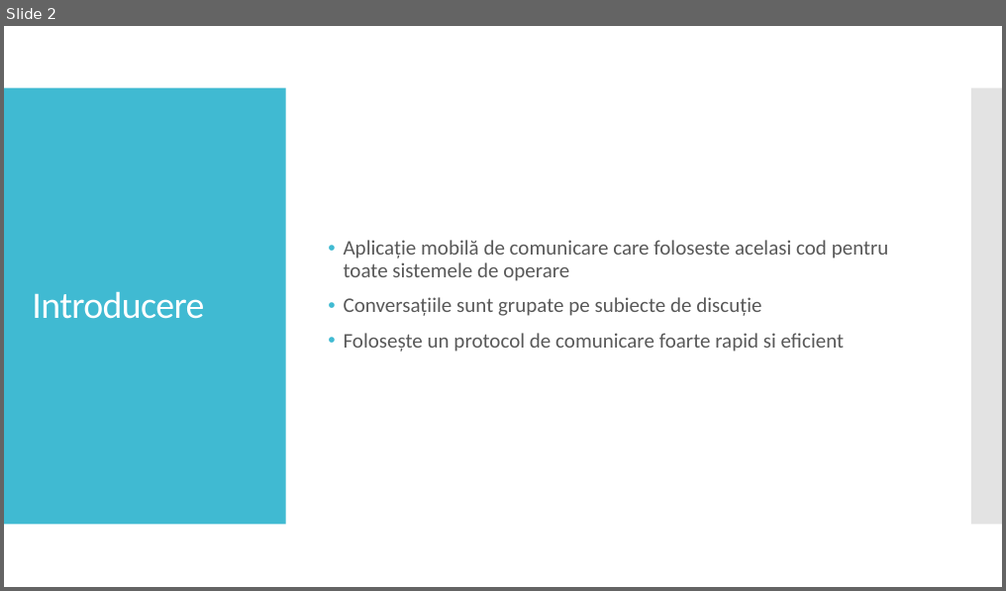
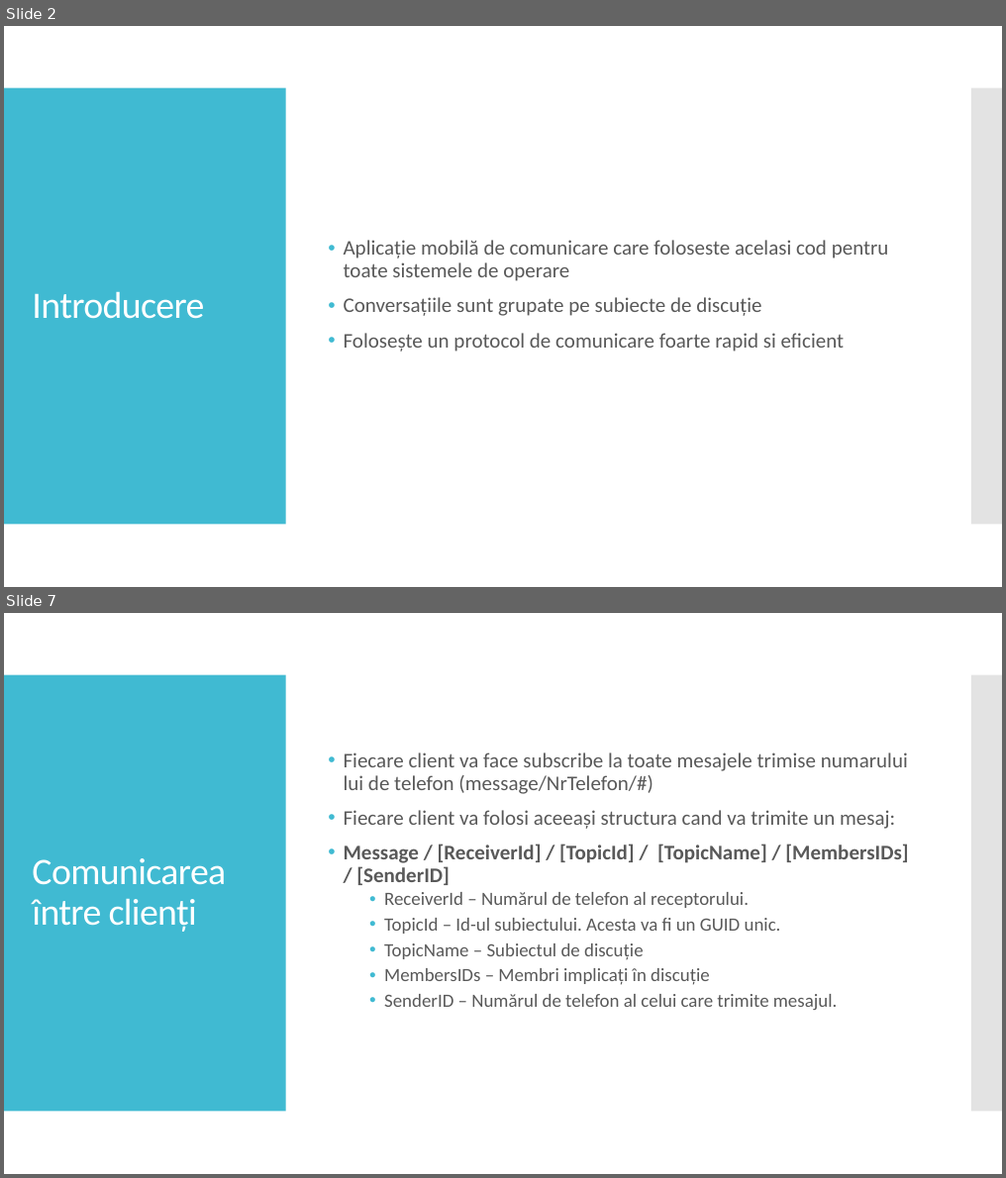
Before and after one commit to ionutholbia/topichat, a slide deck: Documentatie/Topichat Prezentare.pptx. Shown one above the other, each under a label of ours: slide 2 before the commit, slides 2 and 7 after it; the slides between them are not shown. The pictures are 1006x591 and 1006x1178 pixels, drawn with LibreOffice and Linux fonts; fonts in the diff are those of the drawing. Boxes give left, top, right and bottom in pixels: in the first picture for what was removed or moved away, otherwise in the second. Text is boxed around its words. In the diff, an @@ line names an element or a change of style, - is before the commit and + after.

Commit message:
Presentation 2.

```diff
--- a/Documentatie/Topichat Prezentare.pptx
+++ b/Documentatie/Topichat Prezentare.pptx
@@ slide 7 added at (x1=4, y1=613, x2=1002, y2=1174), background #FFFFFF; not listed: 2 template elements that a slide beside it also shows @@
@@ text added at (x1=344, y1=753, x2=908, y2=1010), 20 pt, text #595959 @@
+• Fiecare client va face subscribe la toate mesajele trimise numarului lui de telefon (message/NrTelefon/#)
+• Fiecare client va folosi aceeași structura cand va trimite un mesaj:
+• Message / [ReceiverId] / [TopicId] / [TopicName] / [MembersIDs] / [SenderID]
+  • ReceiverId – Numărul de telefon al receptorului.
+  • TopicId – Id-ul subiectului. Acesta va fi un GUID unic.
+  • TopicName – Subiectul de discuție
+  • MembersIDs – Membri implicați în discuție
+  • SenderID – Numărul de telefon al celui care trimite mesajul.
@@ title added at (x1=32, y1=859, x2=226, y2=932), 36 pt, text #FFFFFF @@
+Comunicarea între clienți
```
Also in this commit, not shown: 1 slide changed, 4 other slides added.
